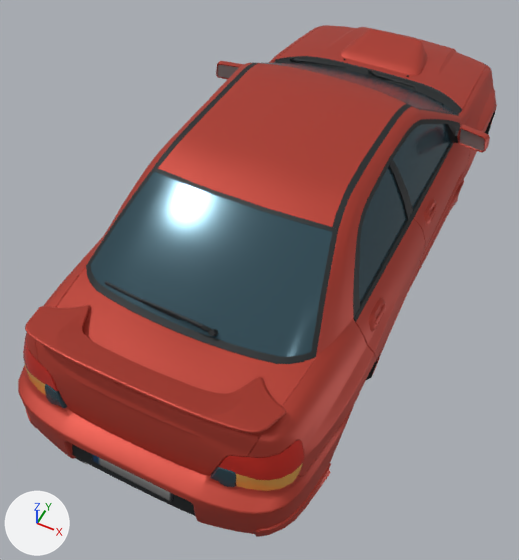
What one commit did to the glTF model games/warp-theft-auto/assets/cars/sedan-vermilion.gltf.
Rendered twice from a 50 mm lens placed at (1.32, -3.4, 3.5), pointed at (-0.08, -0.61, 0.01). Arrows for +X, +Y and +Z are at lower left; the lights stay in place. The picture after the commit comes second.

Before the edit, the objects in view are built like this:
```python
mat_body_glass = principled_material('Body_Glass')
mat_body_glass.base_color = (0.038, 0.09, 0.118)  # dark cyan #375560
mat_body_glass.metallic = 0.48
mat_body_glass.roughness = 0.18
me_mesh_0 = bpy.data.meshes.new('Mesh_0')
me_mesh_0.from_pydata(...)  # 8822 vertices, 15410 faces; spans x -0.98..0.97, y -2.22..2.22, z -0.18..1.12
# faces by material slot: [8659, 710, 82, 276, 2104, 2194, 228, 1157]
me_mesh_0.materials.append(mat_body_paint)  # red #bc4235
me_mesh_0.materials.append(mat_body_glass)  # dark cyan #375560
me_mesh_0.materials.append(mat_body_glass_orange)  # orange #ffba59
me_mesh_0.materials.append(mat_body_glass_red)  # red #e23529
me_mesh_0.materials.append(mat_textures)  # picture img_trim_png
me_mesh_0.materials.append(mat_body_plastic)  # dark grey #2b2f30
me_mesh_0.materials.append(mat_body_chrome)  # grey #afafaf
me_mesh_0.materials.append(mat_perfect_black)  # black #000000
ob_mesh_0 = bpy.data.objects.new('Mesh_0', me_mesh_0)
ob_mesh_0.location = (0.0, 0.0, 0.0)
```
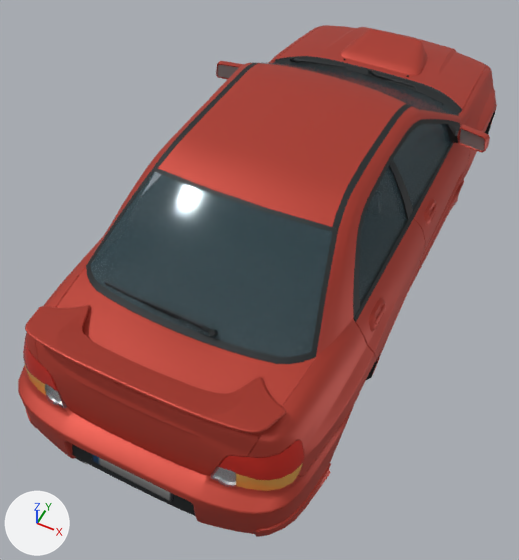
Changed parts and their boxes (x1, y1, x2, y2) in the pictures (519 x 560 px):
'Mesh_0', recoloured, surface changed: (42, 60, 451, 491) in both

Diff of the bpy script that builds the scene:
```diff
--- a/games/warp-theft-auto/assets/cars/sedan-vermilion.gltf.py
+++ b/games/warp-theft-auto/assets/cars/sedan-vermilion.gltf.py
@@ mat_body_glass @@
 mat_body_glass = principled_material('Body_Glass')
-mat_body_glass.base_color = (0.038, 0.09, 0.118)  # dark cyan #375560
+mat_body_glass.base_color = (0.12, 0.21, 0.25)  # cyan #617e89
 mat_body_glass.metallic = 0.48
-mat_body_glass.roughness = 0.18
+mat_body_glass.roughness = 0.1
+mat_body_glass.alpha = 0.32
```
